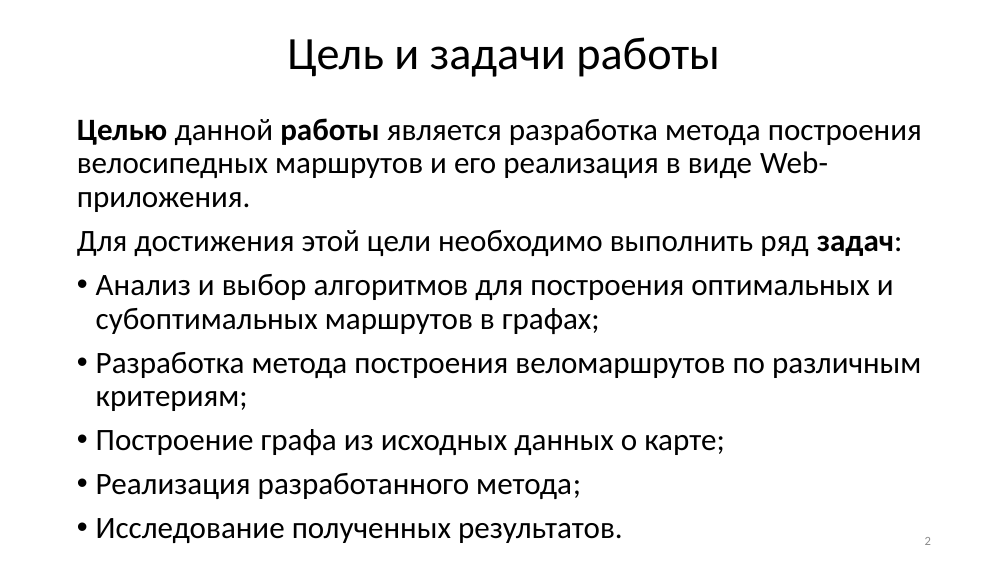
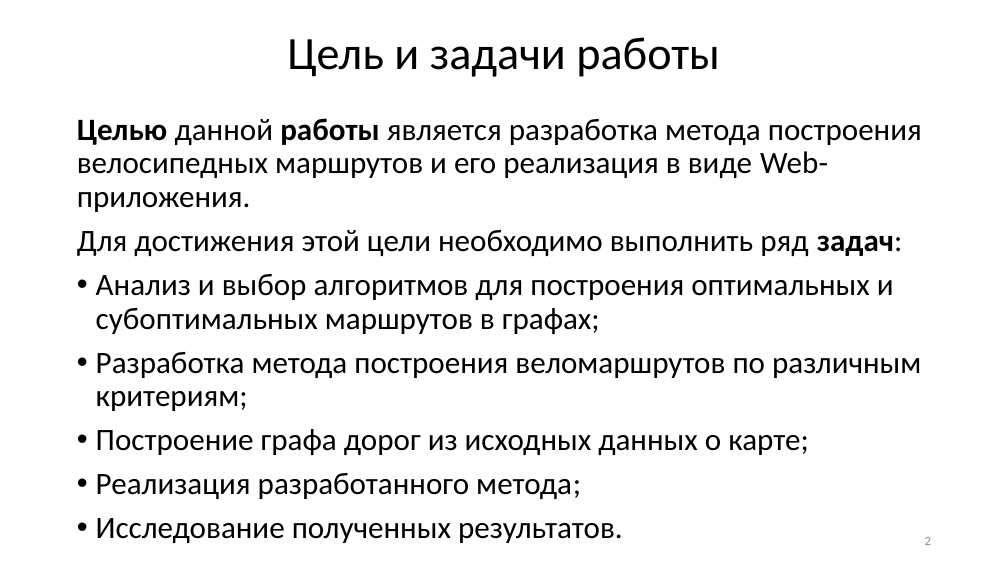
Before and after one commit to GorshkovNikita/Diploma, a slide deck: slide 2 of Documentation/Метод построения велосипедных маршрутов.pptx. Drawn at 1008x567 pixels with LibreOffice and Linux fonts; fonts in the diff are those of the drawing. Boxes give left, top, right and bottom in pixels: in the first picture for what was removed or moved away, otherwise in the second. Text is boxed around its words. In the diff, an @@ line names an element or a change of style, - is before the commit and + after.

```diff
--- a/Documentation/Метод построения велосипедных маршрутов.pptx
+++ b/Documentation/Метод построения велосипедных маршрутов.pptx
@@ text at box(96, 429, 809, 455): text changed @@
-• Построение графа из исходных данных о карте;
+• Построение графа дорог из исходных данных о карте;
```
Also in this commit, not shown: 6 other slides changed, 6 other files.
